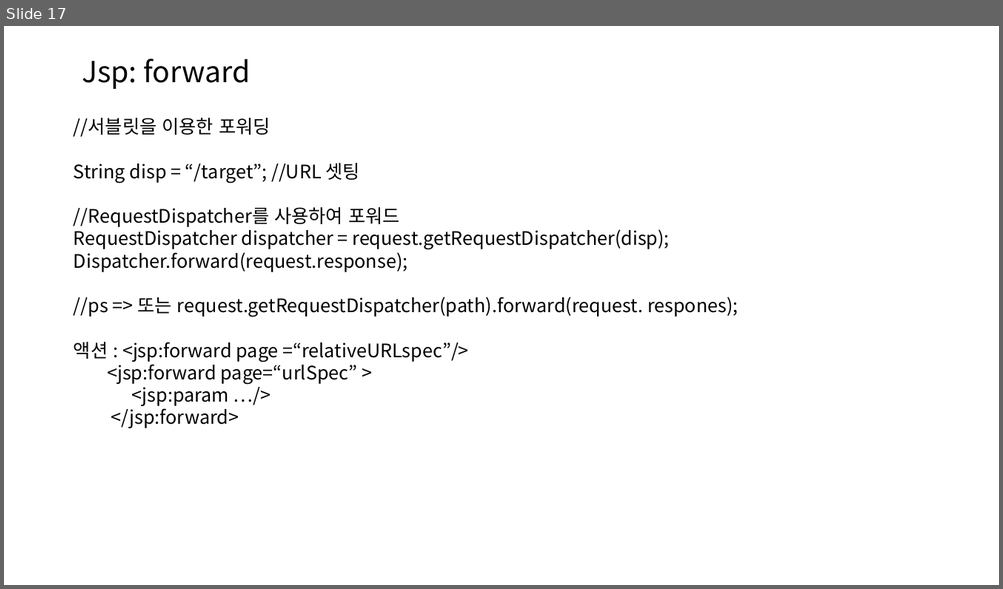
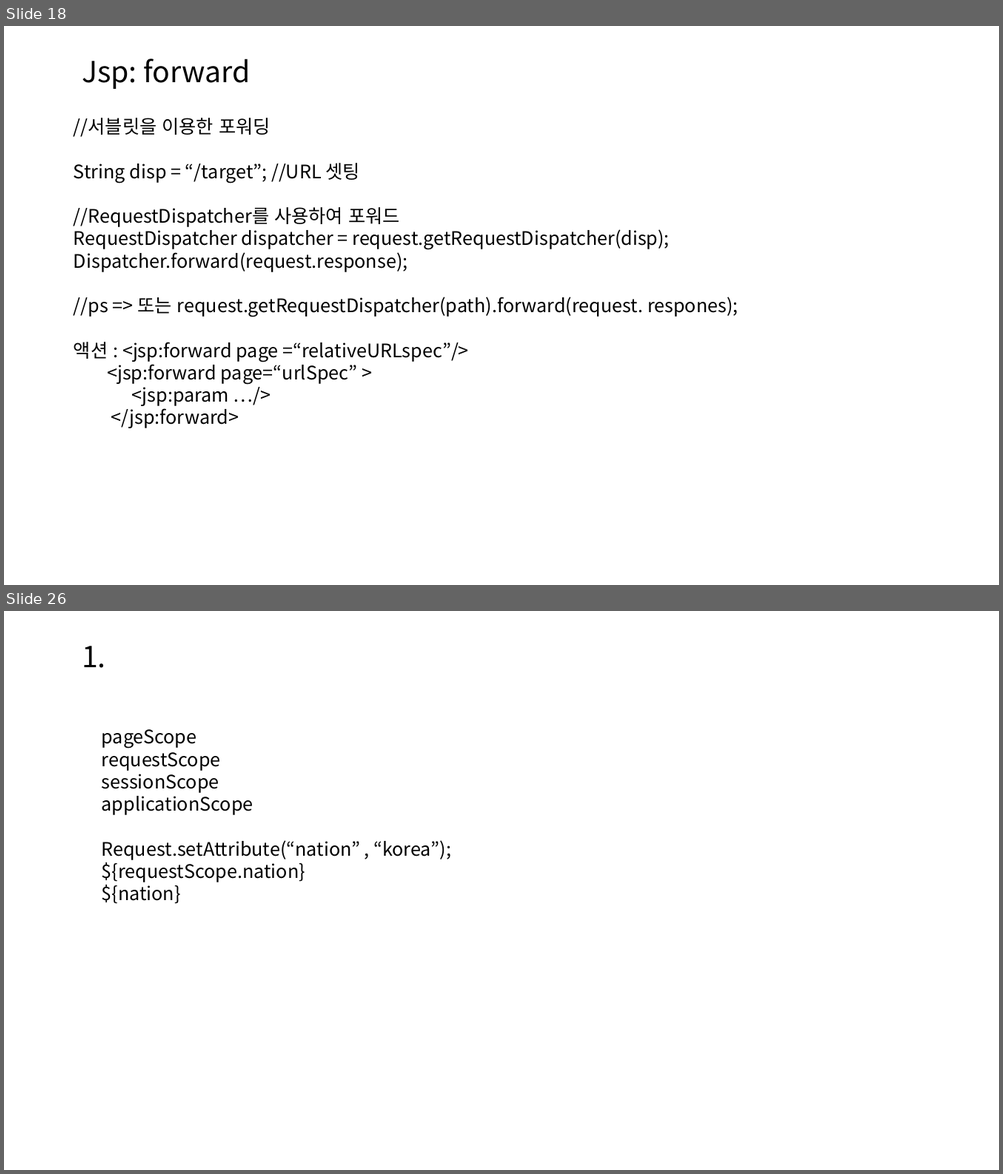
Before and after one commit to ChaeKyungChul/Document.File, a slide deck: 문서/자바/2024-03-06 java.pptx. Shown one above the other, each under a label of ours: slide 17 before the commit, slides 18 and 26 after it; the slides between them are not shown. The pictures are 1003x589 and 1003x1174 pixels, drawn with LibreOffice and Linux fonts; fonts in the diff are those of the drawing. Boxes give left, top, right and bottom in pixels: in the first picture for what was removed or moved away, otherwise in the second. Text is boxed around its words. In the diff, an @@ line names an element or a change of style, - is before the commit and + after.

```diff
--- a/문서/자바/2024-03-06 java.pptx
+++ b/문서/자바/2024-03-06 java.pptx
@@ slide 26 added at bbox=[4, 611, 999, 1170], background #FFFFFF @@
@@ text added at bbox=[82, 646, 106, 668], 28 pt, text #000000 @@
+1.
@@ text added at bbox=[102, 729, 451, 904], 18 pt, text #000000 @@
+pageScope
+requestScope
+sessionScope
+applicationScope
+Request.setAttribute(“nation” , “korea”);
+${requestScope.nation}
+${nation}
@@ what was slide 17 is now slide 18 @@
```
Also in this commit, not shown: 11 other slides added, 2 slides removed, 20 other files.
